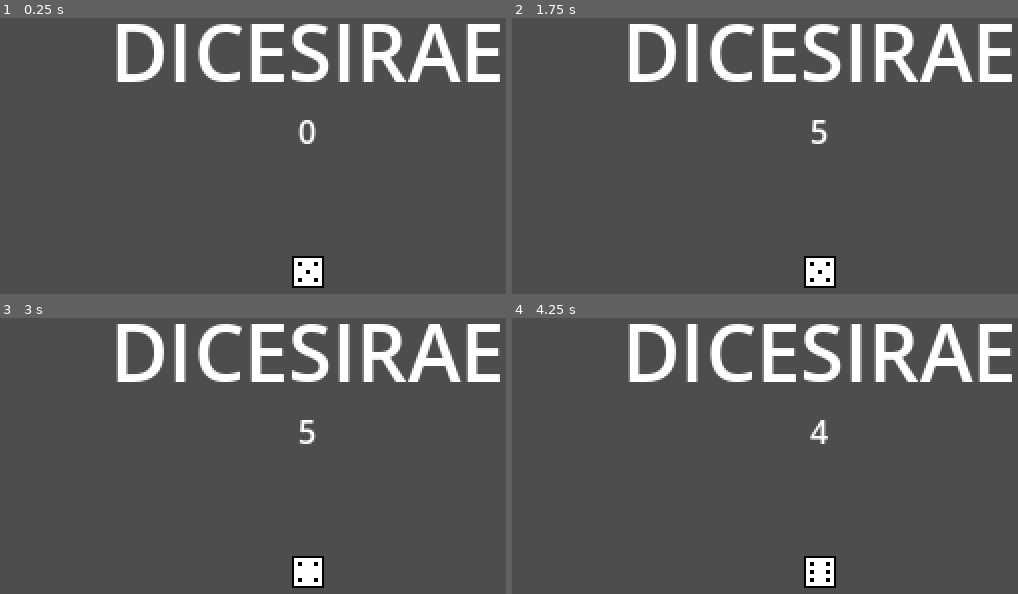
Above: before the commit, frames 1-4 (two rows, left to right).
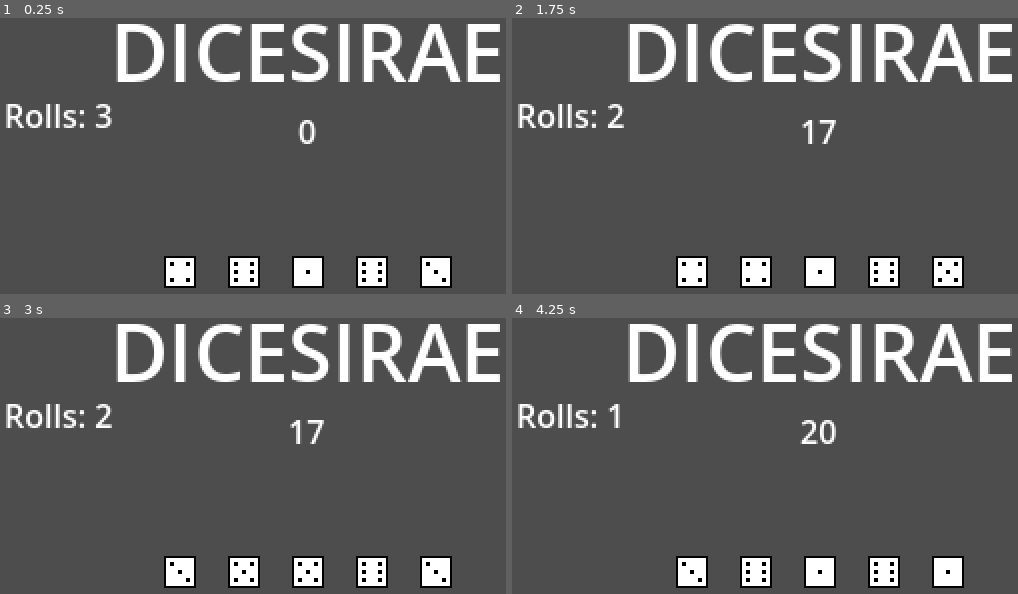
Above: after the commit, the same moments.

Repository: xander6424/DICESIRAE
Game: Godot game, scene res://main.tscn
Same seed, same stepped clock (60 frames per second), same inputs: the game is played once before the commit and once after it.
Inputs:
- Up to frame 1 (0.25 s): no input
- Up to frame 2 (1.75 s): tap Enter at 0.5 s; hold Space (Roll) 0.53-1.28 s; tap Space (Roll) at 1.35 s
- Up to frame 3 (3 s): tap Enter at 2 s; hold Space (Roll) 2.03-2.78 s; tap Space (Roll) at 2.85 s
- Up to frame 4 (4.25 s): tap Enter at 3.5 s; hold Space (Roll) from 3.53 s (still down)

The runs differ from the first frame. In frame 1, 3.8% of the frame differs, in the area x 1-90%, y 31-98%; in frame 2, 4.2%; in frame 3, 4.1%; in frame 4, 4.2%.

Commit message:
Multiple Dice Rolls
Implemented rolling 5 dice at a time along with scoring them. A basic roll counter also counts down from 3.

Diff:
--- a/dice.gd
+++ b/dice.gd
@@ -1,6 +1,5 @@
 extends RigidBody2D
 
-# change???
 signal roll_done(index: int)
 
 @onready var faces: Node2D = %Faces
--- a/main.gd
+++ b/main.gd
@@ -1,12 +1,28 @@
 extends Node2D
 
 @onready var score_label: Label = %Score
+@onready var rolls_label: Label = %Rolls
 
+var dice_in_play = 5
 var roll_total = 0
+var dice_rolled = 0
+var rolls = 3
+
+func _ready() -> void:
+	update_score(roll_total)
 
 func _on_dice_roll_done(roll: int) -> void:
-	roll_total = roll
-	update_score(roll_total)
+	roll_total += roll
+	dice_rolled += 1
+
+	if dice_rolled == dice_in_play:
+		rolls -= 1
+		update_score(roll_total)
+
+		# Reset for new roll
+		dice_rolled = 0
+		roll_total = 0
 
 func update_score(score_total: int):
 	score_label.text = str(score_total)
+	rolls_label.text = "Rolls: " + str(rolls)
--- a/main.tscn
+++ b/main.tscn
@@ -16,6 +16,14 @@
 horizontal_alignment = 1
 vertical_alignment = 1
 
+[node name="Rolls" type="Label" parent="." unique_id=1891017188]
+unique_name_in_owner = true
+offset_left = 8.0
+offset_top = 48.0
+offset_right = 54.0
+offset_bottom = 71.0
+text = "Rolls: "
+
 [node name="Score" type="Label" parent="." unique_id=1765731583]
 unique_name_in_owner = true
 offset_left = 136.0
@@ -26,7 +34,25 @@
 horizontal_alignment = 1
 vertical_alignment = 1
 
-[node name="Dice" parent="." unique_id=732832586 instance=ExtResource("2_h2yge")]
+[node name="Dice Set" type="Node2D" parent="." unique_id=950121212]
+
+[node name="Dice1" parent="Dice Set" unique_id=732832586 instance=ExtResource("2_h2yge")]
+position = Vector2(96, 138)
+
+[node name="Dice2" parent="Dice Set" unique_id=1615588097 instance=ExtResource("2_h2yge")]
+position = Vector2(128, 138)
+
+[node name="Dice3" parent="Dice Set" unique_id=390506587 instance=ExtResource("2_h2yge")]
 position = Vector2(160, 138)
 
-[connection signal="roll_done" from="Dice" to="." method="_on_dice_roll_done"]
+[node name="Dice4" parent="Dice Set" unique_id=100785189 instance=ExtResource("2_h2yge")]
+position = Vector2(192, 138)
+
+[node name="Dice5" parent="Dice Set" unique_id=308140988 instance=ExtResource("2_h2yge")]
+position = Vector2(224, 138)
+
+[connection signal="roll_done" from="Dice Set/Dice1" to="." method="_on_dice_roll_done"]
+[connection signal="roll_done" from="Dice Set/Dice2" to="." method="_on_dice_roll_done"]
+[connection signal="roll_done" from="Dice Set/Dice3" to="." method="_on_dice_roll_done"]
+[connection signal="roll_done" from="Dice Set/Dice4" to="." method="_on_dice_roll_done"]
+[connection signal="roll_done" from="Dice Set/Dice5" to="." method="_on_dice_roll_done"]
